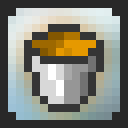
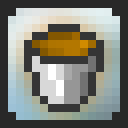
Comparing the layer stacks of the two 128 x 128 images. Changes:
removed layer "Frame 1 #1" over [32, 32, 96, 56]
removed layer "Frame 2 #1" over [32, 32, 96, 56]
added layer "Frame 95 (interpolated) (50ms) (replace)" above "Frame 94 (interpolated) (50ms) (replace)" over [32, 32, 96, 56]
added layer "Frame 94 (interpolated) (50ms) (replace)" above "Frame 93 (interpolated) (50ms) (replace)" over [32, 32, 96, 56]
added layer "Frame 93 (interpolated) (50ms) (replace)" above "Frame 92 (interpolated) (50ms) (replace)" over [32, 32, 96, 56]
added layer "Frame 92 (interpolated) (50ms) (replace)" above "Frame 91 (interpolated) (50ms) (replace)" over [32, 32, 96, 56]
added layer "Frame 91 (interpolated) (50ms) (replace)" above "Frame 90 (interpolated) (50ms) (replace)" over [32, 32, 96, 56]
added layer "Frame 90 (interpolated) (50ms) (replace)" above "Frame 89 (interpolated) (50ms) (replace)" over [32, 32, 96, 56]
added layer "Frame 89 (interpolated) (50ms) (replace)" above "Frame 88 (interpolated) (50ms) (replace)" over [32, 32, 96, 56]
added layer "Frame 88 (interpolated) (50ms) (replace)" above "Frame 87 (interpolated) (50ms) (replace)" over [32, 32, 96, 56]
added layer "Frame 87 (interpolated) (50ms) (replace)" above "Frame 86 (interpolated) (50ms) (replace)" over [32, 32, 96, 56]
added layer "Frame 86 (interpolated) (50ms) (replace)" above "Frame 85 (interpolated) (50ms) (replace)" over [32, 32, 96, 56]
added layer "Frame 85 (interpolated) (50ms) (replace)" above "Frame 84 (interpolated) (50ms) (replace)" over [32, 32, 96, 56]
added layer "Frame 84 (interpolated) (50ms) (replace)" above "Frame 83 (interpolated) (50ms) (replace)" over [32, 32, 96, 56]
added layer "Frame 83 (interpolated) (50ms) (replace)" above "Frame 82 (interpolated) (50ms) (replace)" over [32, 32, 96, 56]
added layer "Frame 82 (interpolated) (50ms) (replace)" above "Frame 81 (interpolated) (50ms) (replace)" over [32, 32, 96, 56]
…and 81 more changes (79 added, 1 painted, 1 removed, 1 renamed)
